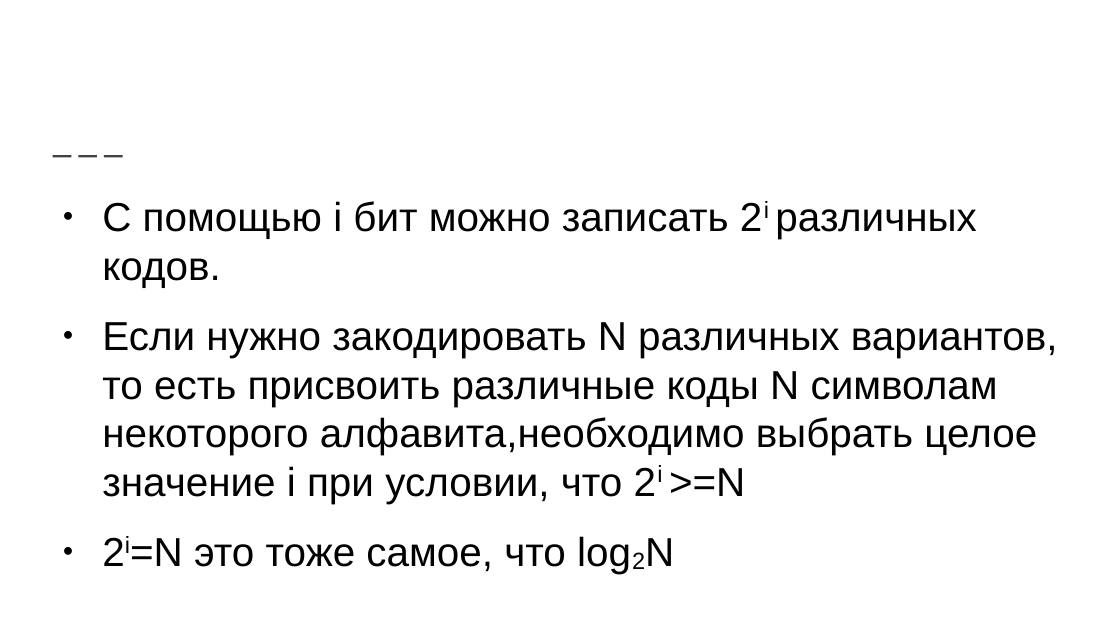
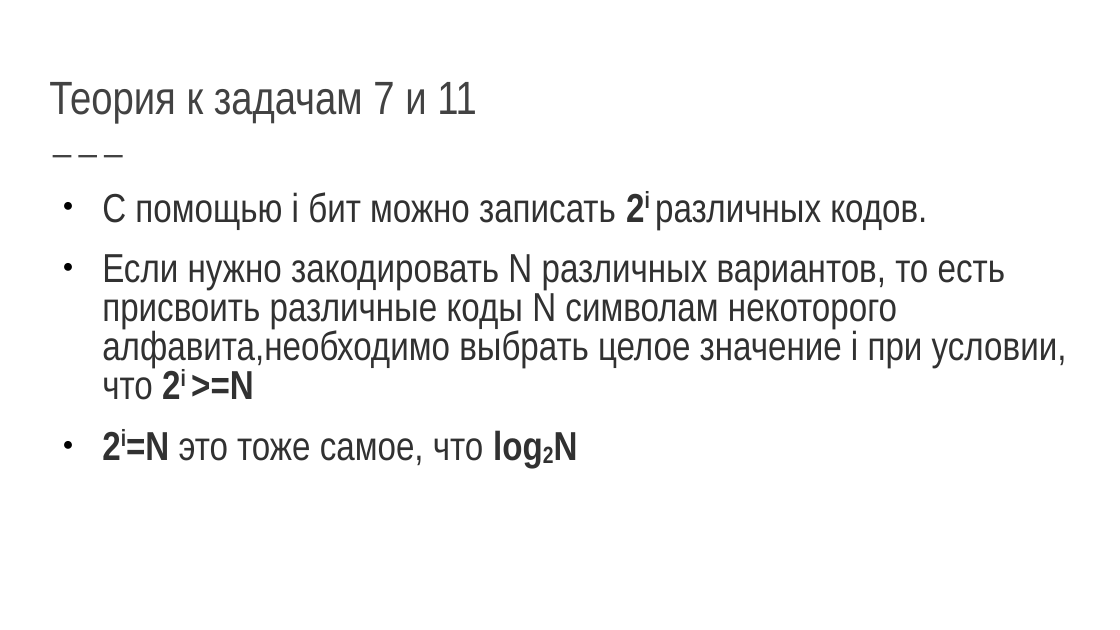
Before and after one commit to EPostanogova/1561_for_students, a slide deck: slide 3 of конспекты к задачам егэ/Простые вычисления.pptx. Drawn at 1120x630 pixels with LibreOffice and Linux fonts; fonts in the diff are those of the drawing. Boxes give left, top, right and bottom in pixels: in the first picture for what was removed or moved away, otherwise in the second. Text is boxed around its words. In the diff, an @@ line names an element or a change of style, - is before the commit and + after.

```diff
--- a/конспекты к задачам егэ/Простые вычисления.pptx
+++ b/конспекты к задачам егэ/Простые вычисления.pptx
@@ title added at (49, 82, 477, 123), 30 pt, text #424242 @@
+Теория к задачам 7 и 11
@@ text "С помощью i бит можно ..." at (102, 192, 1067, 465): font Arial to Arial Narrow, text colour #000000 to #323232; bold on in "2i", "2i >=N", "2i=N log2N"; line spacing 1 to 0.8 @@
```
Also in this commit, not shown: 7 other slides changed, 9 slides added.
